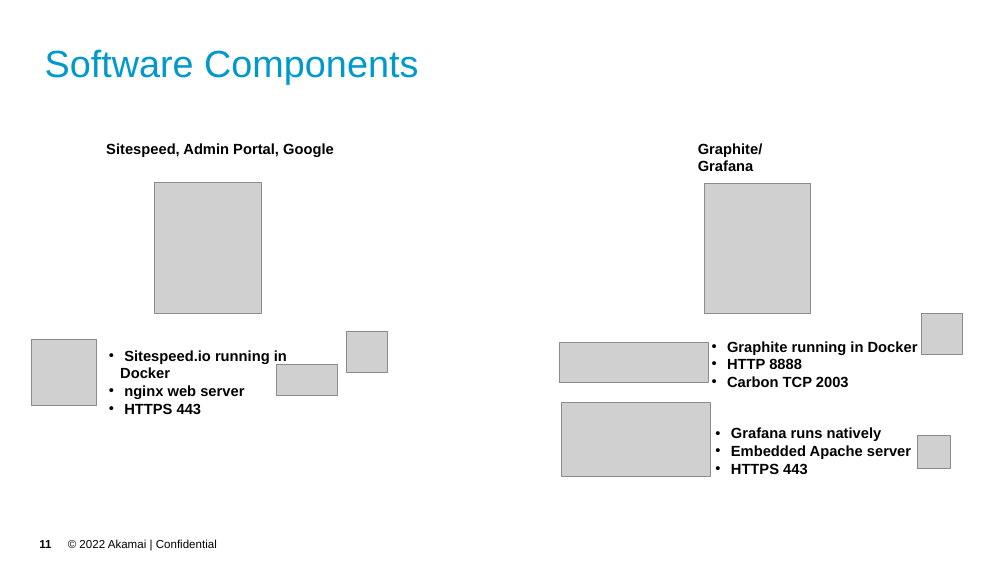
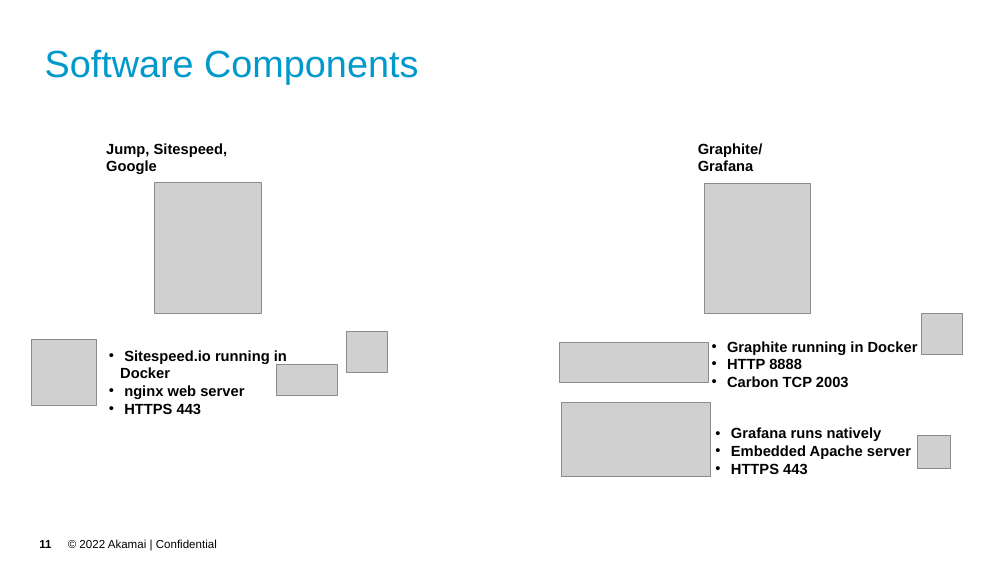
Before and after one commit to akamai-consulting/sitespeed, a slide deck: slide 11 of Info/Overview.pptx. Drawn at 1008x567 pixels with LibreOffice and Linux fonts; fonts in the diff are those of the drawing; grey boxes stand for pictures; background and template pictures are left out. Boxes give left, top, right and bottom in pixels: in the first picture for what was removed or moved away, otherwise in the second. Text is boxed around its words. In the diff, an @@ line names an element or a change of style, - is before the commit and + after.

```diff
--- a/Info/Overview.pptx
+++ b/Info/Overview.pptx
@@ text at <box>106,143,228,174</box>: text changed @@
-Sitespeed, Admin Portal, Google
+Jump, Sitespeed, Google
```
Also in this commit, not shown: 4 other slides changed, 13 other files.
